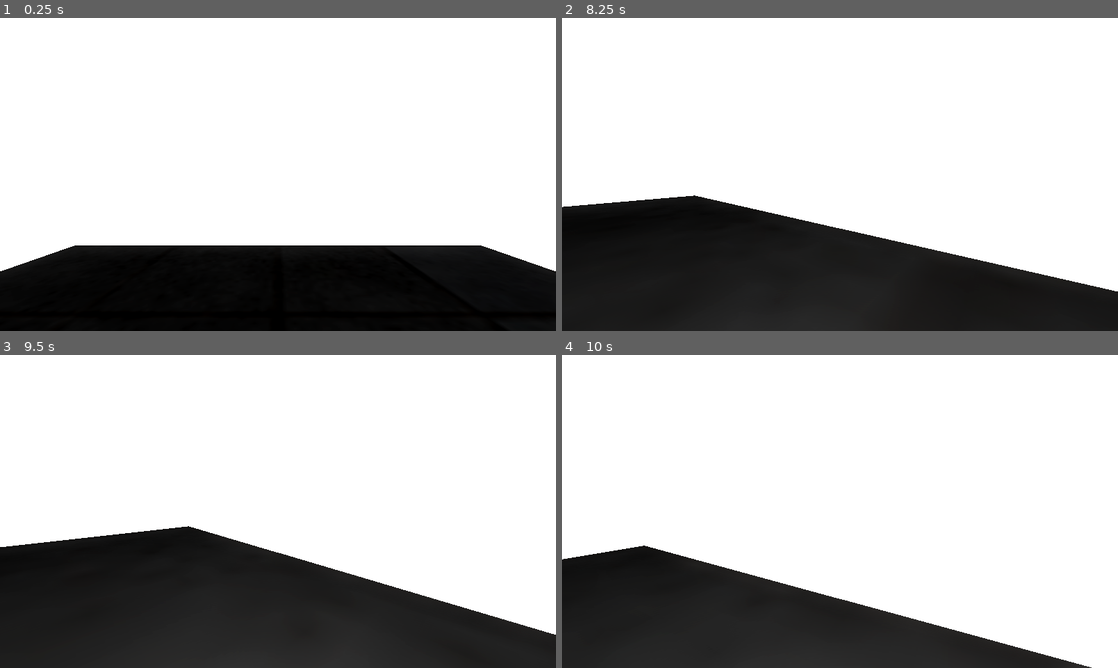
Above: before the commit, frames 1-4 (two rows, left to right).
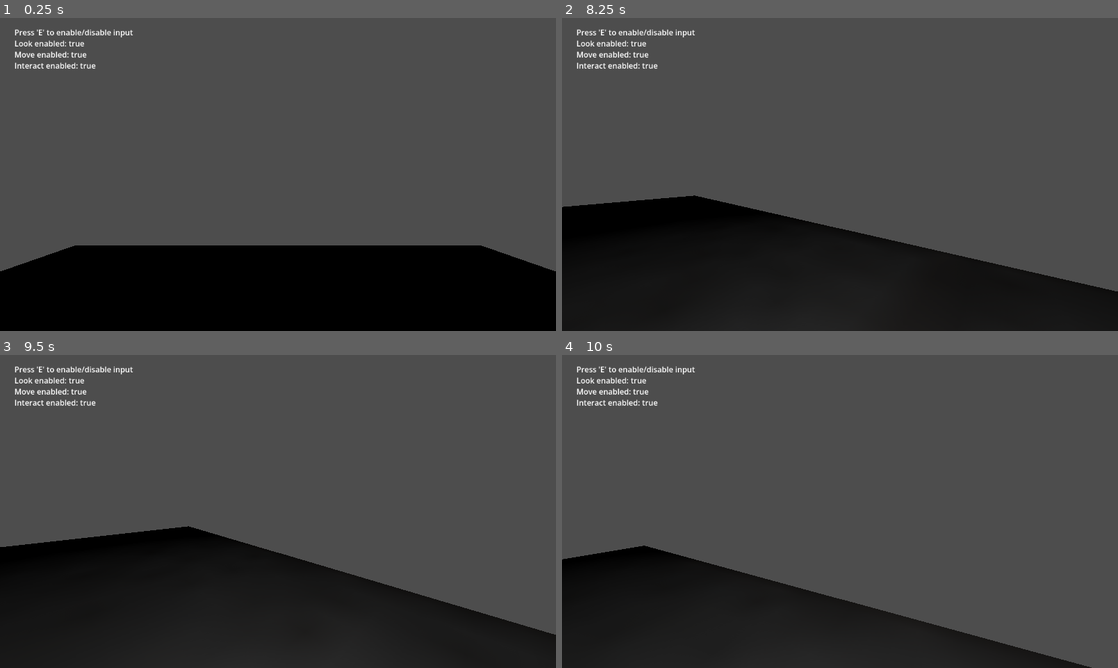
Above: after the commit, the same moments.

Repository: Area9579/Underwater-Jam
Game: Godot game, scene res://Gym/gym.tscn
The game is run twice, just before and just after one commit, with the same random seed, the same clock (stepped at 60 frames per second) and the same inputs.
Inputs (mouse positions are in pixels of both pictures, inside the frame that each line leads up to):
- Up to frame 1 (0.25 s): no input
- Up to frame 2 (8.25 s): tap E (debug_toggle) every 0.75 s from 0.5 to 4.25 s; move the mouse to (867, 174) at 0.52 s; hold Right mouse button (alt_interact) 0.53-1.28 s; hold W (forward) 0.53-5.78 s; move the mouse to (812, 174) at 1.27 s; tap F (equip) at 1.35, 5.85 s; move the mouse to (851, 168) at 2.02 s; press the mouse at (851, 168) at 2.03 s; move the mouse to (834, 180) at 2.77 s; release the mouse at (834, 180) at 2.78 s; right-click (834, 180) at 2.85 s; move the mouse to (878, 177) at 3.52 s; hold F (equip) 3.53-4.28 s; move the mouse to (795, 171) at 4.27 s; click (795, 171) at 4.35 s; move the mouse to (845, 174) at 5.02 s; hold Right mouse button (alt_interact) 5.03-5.78 s; move the mouse to (817, 168) at 5.77 s; hold D (right) 5.78-6.53 s; move the mouse to (867, 174) at 6.52 s; press the mouse at (867, 174) at 6.53 s; hold W (forward) from 6.53 s (still down); move the mouse to (812, 174) at 7.27 s; release the mouse at (812, 174) at 7.28 s; right-click (812, 174) at 7.35 s; move the mouse to (851, 168) at 8.02 s; hold F (equip) from 8.03 s (still down)
- Up to frame 3 (9.5 s): move the mouse to (272, 517) at 8.77 s; release W (forward) at 8.78 s; release F (equip) at 8.78 s; hold A (left) from 8.78 s (still down); click (272, 517) at 8.85 s
- Up to frame 4 (10 s): move the mouse to (878, 514) at 9.52 s; release A (left) at 9.53 s; hold W (forward) from 9.53 s (still down); hold Right mouse button (alt_interact) from 9.53 s (still down)

The runs differ from the first frame. In frame 1, 74% of the frame differs, in the area x 0-100%, y 0-81%; in frame 2, 69%; in frame 3, 67%; in frame 4, 79%, in the area x 0-100%, y 0-100%.

Commit message:
removed potential conflicts

Diff:
--- a/Gym/gym.tscn
+++ b/Gym/gym.tscn
@@ -12,13 +12,6 @@
 [ext_resource type="Script" uid="uid://cua2uk64ok3vg" path="res://Systems/Event Queue/event_queue.gd" id="10_frjl4"]
 [ext_resource type="PackedScene" uid="uid://blscnow6u561l" path="res://Content/ValveControlPanel/control_panel.tscn" id="12_aa15y"]
 [ext_resource type="Script" uid="uid://r70s6flykuow" path="res://Systems/Event Queue/event_stage.gd" id="14_j07sc"]
-
-[sub_resource type="Environment" id="Environment_g4v7s"]
-glow_enabled = true
-glow_intensity = 0.68
-glow_bloom = 0.15
-volumetric_fog_enabled = true
-volumetric_fog_density = 0.0028
 
 [sub_resource type="WorldBoundaryShape3D" id="WorldBoundaryShape3D_g4v7s"]
 
@@ -64,17 +57,14 @@
 [node name="PlayerGym" type="Node3D" unique_id=1618404820]
 script = ExtResource("1_rh7av")
 
-[node name="WorldEnvironment" type="WorldEnvironment" parent="." unique_id=502045691]
-environment = SubResource("Environment_g4v7s")
-
-[node name="Floor" type="StaticBody3D" parent="." unique_id=1489174417]
+[node name="FloorBase" type="StaticBody3D" parent="." unique_id=1489174417]
 collision_layer = 4
 collision_mask = 0
 
-[node name="CollisionShape3D" type="CollisionShape3D" parent="Floor" unique_id=153202657]
+[node name="CollisionShape3D" type="CollisionShape3D" parent="FloorBase" unique_id=153202657]
 shape = SubResource("WorldBoundaryShape3D_g4v7s")
 
-[node name="MeshInstance3D" type="MeshInstance3D" parent="Floor" unique_id=826798761]
+[node name="MeshInstance3D" type="MeshInstance3D" parent="FloorBase" unique_id=826798761]
 transform = Transform3D(1, 0, 0, 0, 1, 0, 0, 0, 1, 0, 0.1, 0)
 mesh = SubResource("PlaneMesh_g4v7s")
 surface_material_override/0 = SubResource("StandardMaterial3D_qpgtp")
